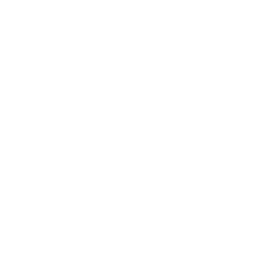
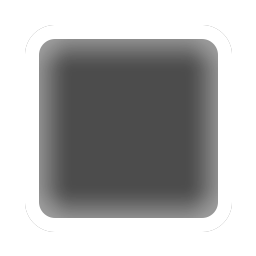
Comparing the layer stacks of the two 256x256 images. Changes:
added layer "Rounded Rectangle 1 copy" above "Rounded Rectangle 1" over [25, 25, 232, 232]
"Rounded Rectangle 1": opacity 100% → 70%, painted on it over [25, 25, 232, 232]
